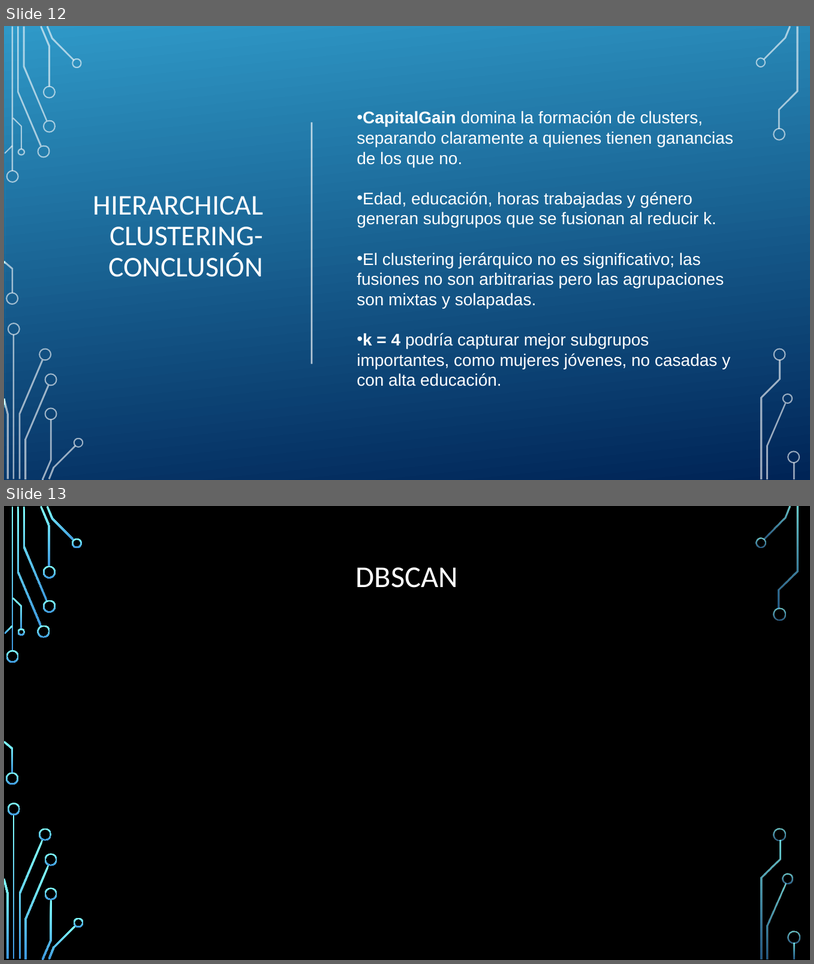
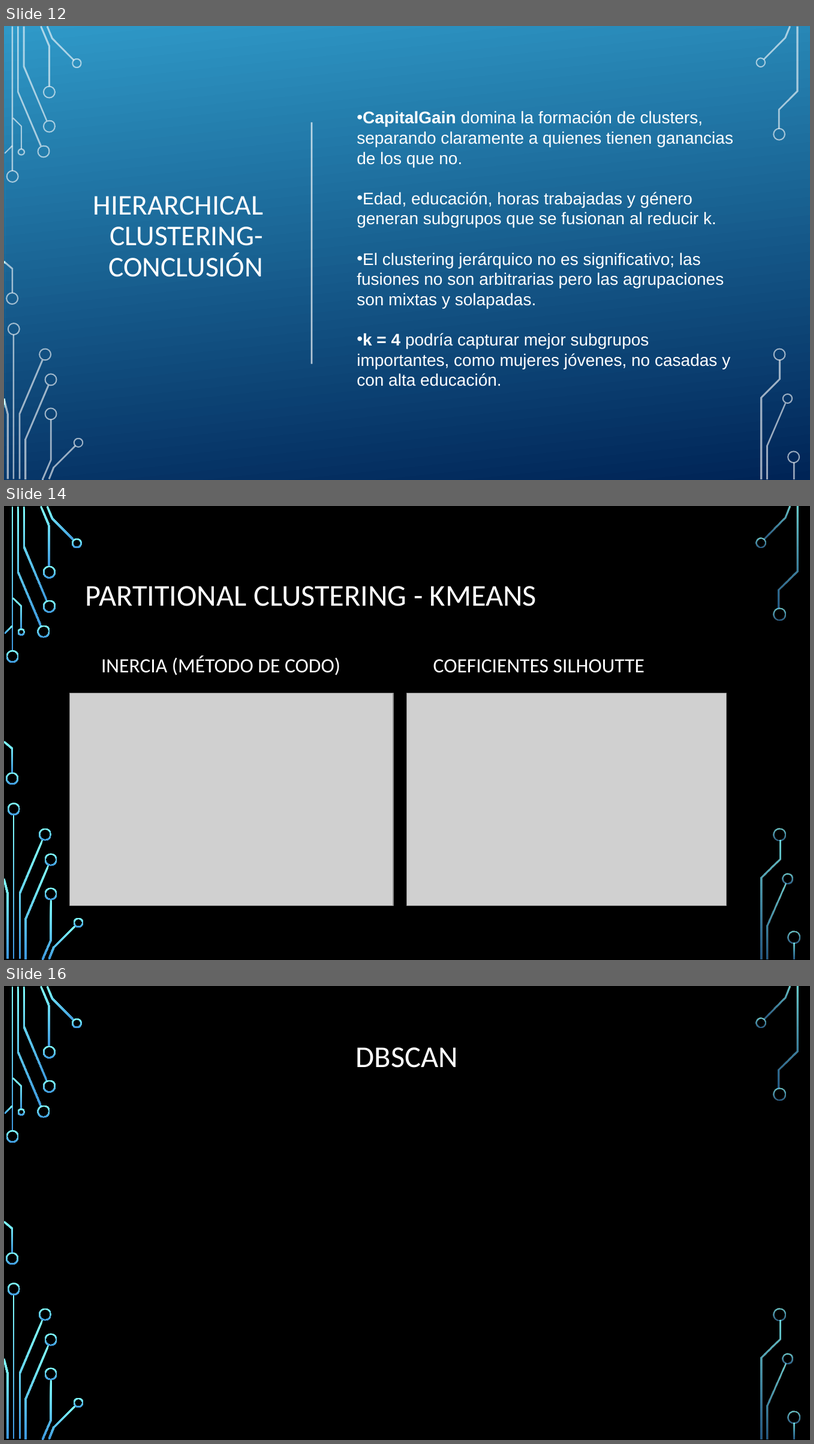
Before and after one commit to lauragagonzalez/Aprendizaje-Autom-tico, a slide deck: MACHINE LEARNING.pptx. Shown one above the other, each under a label of ours: slides 12 and 13 before the commit, slides 12, 14 and 16 after it; the slides between them are not shown. The pictures are 814x964 and 814x1444 pixels, drawn with LibreOffice and Linux fonts; fonts in the diff are those of the drawing; grey boxes stand for pictures; background and template pictures are left out. Boxes give left, top, right and bottom in pixels: in the first picture for what was removed or moved away, otherwise in the second. Text is boxed around its words. In the diff, an @@ line names an element or a change of style, - is before the commit and + after.

```diff
--- a/MACHINE LEARNING.pptx
+++ b/MACHINE LEARNING.pptx
@@ slide 14 added at (x1=4, y1=506, x2=810, y2=960), background picture (left out); not listed: 36 template elements that a slide beside it also shows @@
@@ title added at (x1=86, y1=586, x2=537, y2=606), 36 pt, text #FFFFFF @@
+PARTITIONAL CLUSTERING - KMEANS
@@ text added at (x1=101, y1=656, x2=341, y2=675), 24 pt, text #FFFFFF @@
+INERCIA (MÉTODO DE CODO)
@@ text added at (x1=434, y1=659, x2=645, y2=673), 24 pt, text #FFFFFF @@
+COEFICIENTES SILHOUTTE
@@ picture added at (x1=70, y1=693, x2=393, y2=905) @@
@@ picture added at (x1=407, y1=693, x2=727, y2=905) @@
@@ what was slide 13 is now slide 16 @@
```
Also in this commit, not shown: 2 other slides added.
